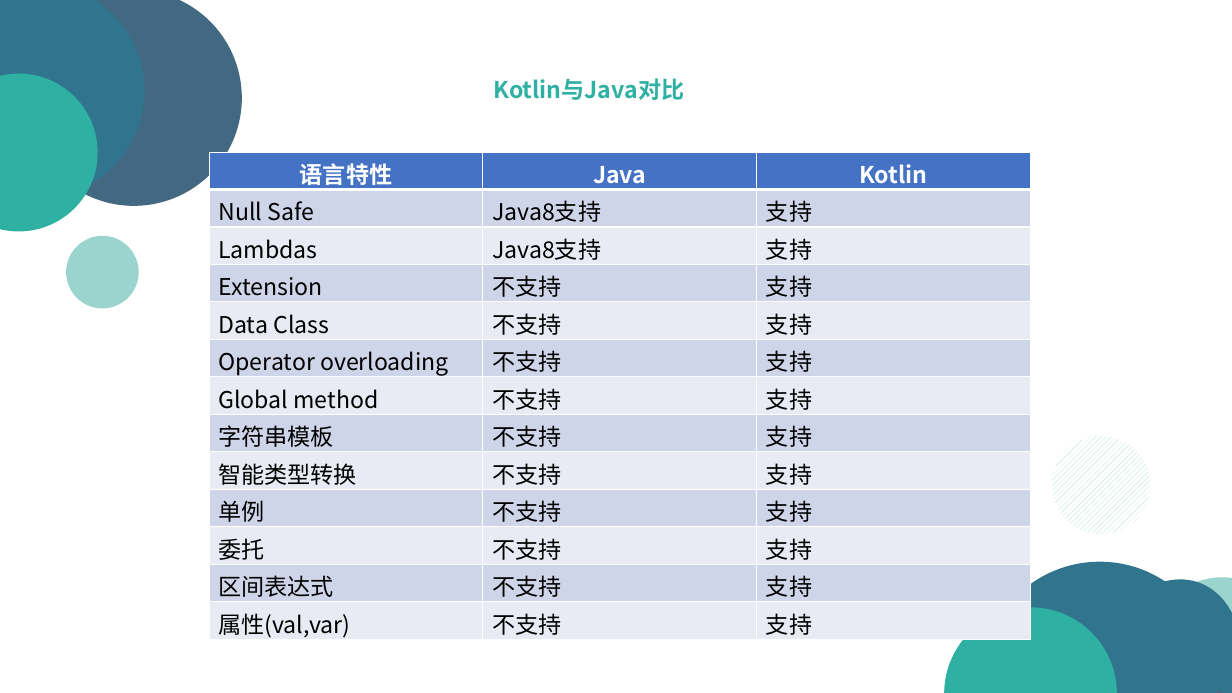
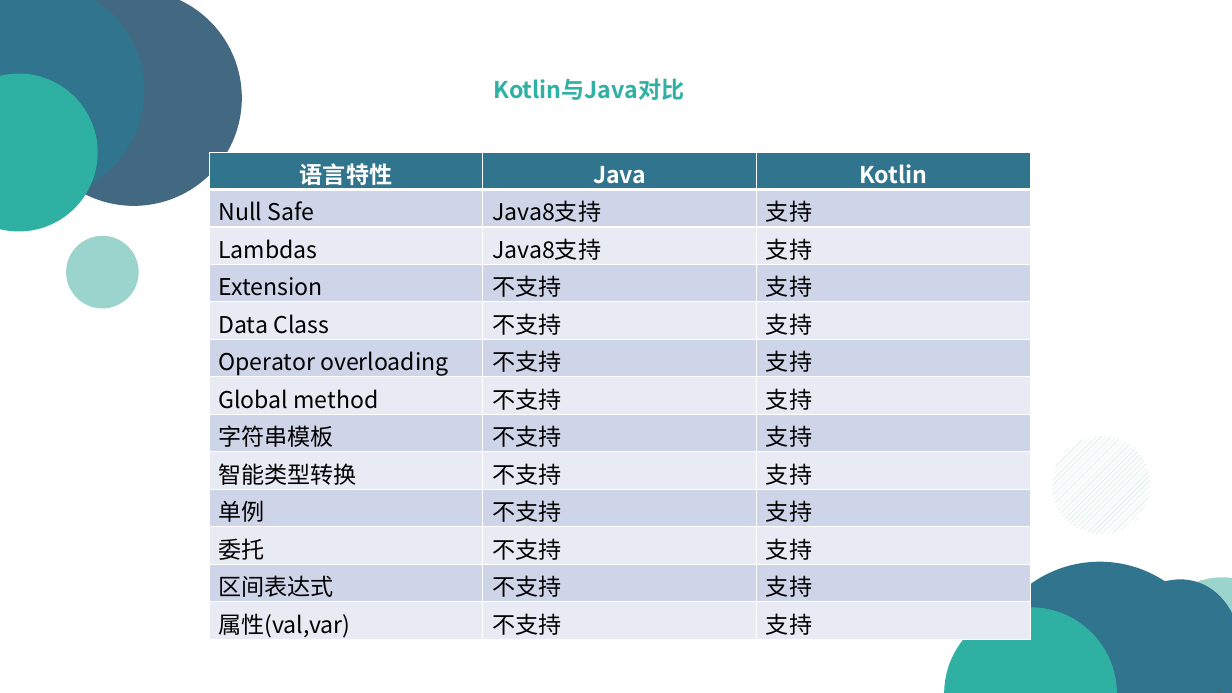
Before and after one commit to sk569437/KotlinExample, a slide deck: slide 26 of Kotlin-doc.pptx (slide 24 before the commit). Drawn at 1232x693 pixels with LibreOffice and Linux fonts; fonts in the diff are those of the drawing. Boxes give left, top, right and bottom in pixels: in the first picture for what was removed or moved away, otherwise in the second. Text is boxed around its words. In the diff, an @@ line names an element or a change of style, - is before the commit and + after.

```diff
--- a/Kotlin-doc.pptx
+++ b/Kotlin-doc.pptx
@@ table at bbox=[209, 152, 1030, 642] @@
@@ fill #4472C4 to #30748D in row 1 @@
```
Also in this commit, not shown: 16 other slides changed, 3 slides added, 2 other files.
